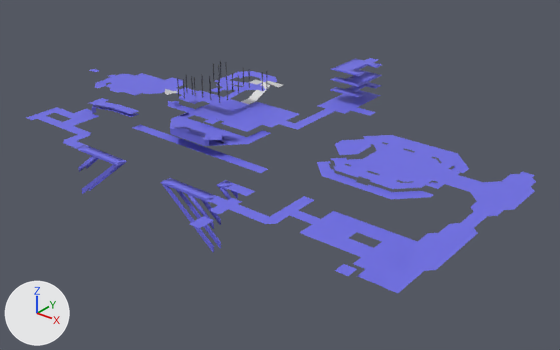
A saved change to the FBX model Assets/Meshes/Environment/ModularKits/Encounter_001/Encounter_001_Floor_BaseMesh.fbx.
Both versions are drawn from a 50 mm camera at (86.2, -272.0, 92.9) aimed at (-64.0, -84.3, -23.4). The axes (+X, +Y, +Z) are drawn at lower left. The lights are the same throughout. Where no turn or scale is listed for an object, it has been applied to the vertices. Vertices at the same position are counted once.

In view in the first picture: 'Encounter_001_Floor_BaseMesh'.
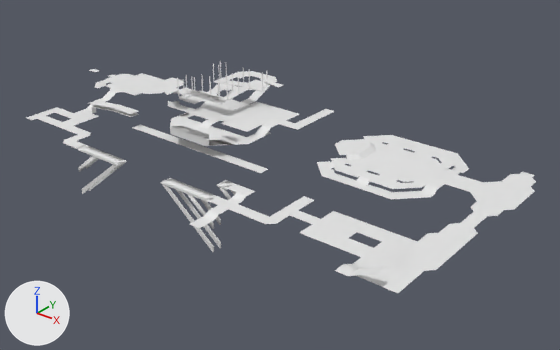
Where the change shows, as pixel boxes (x1, y1, x2, y2) in the pictures (560 x 350 px):
'Encounter_001_Floor_BaseMesh', reshaped: before (26, 58, 536, 293); after (26, 61, 536, 293)
part 1 of me_encounter_001_floor_basemesh, deleted (blue): before (63, 58, 534, 271)
part 2 of me_encounter_001_floor_basemesh, cut back: before (89, 71, 536, 254); after (171, 83, 385, 276)
part 3 of me_encounter_001_floor_basemesh, recoloured (blue to white): (26, 69, 535, 293) in both
part 4 of me_encounter_001_floor_basemesh, recoloured (blue to white): (89, 100, 138, 114) in both
part 5 of me_encounter_001_floor_basemesh, recoloured: (177, 62, 267, 96) in both

The change, as a diff of the scene's bpy script:
```diff
--- a/Assets/Meshes/Environment/ModularKits/Encounter_001/Encounter_001_Floor_BaseMesh.fbx.py
+++ b/Assets/Meshes/Environment/ModularKits/Encounter_001/Encounter_001_Floor_BaseMesh.fbx.py
@@ me_encounter_001_floor_basemesh @@
 # used by ob_encounter_001_floor_basemesh; location = (-115.1, -96.7, -8.1)
-me_encounter_001_floor_basemesh.from_pydata(...)  # 3549 vertices, 2726 faces; spans x -55.0..135.0, y -45.0..67.0, z -22.0..15.0
-me_encounter_001_floor_basemesh.materials.append(mat_material_032)  # white #e7e7e7
+me_encounter_001_floor_basemesh.from_pydata(...)  # 2764 vertices, 2271 faces; spans x -55.0..135.0, y -45.0..55.0, z -22.0..15.0
+# me_encounter_001_floor_basemesh part 1: 63 loose pieces with 541 vertices, spanning x -45.0..135.0, y -33.0..67.0, z -5.0..13.0, are deleted
+# me_encounter_001_floor_basemesh part 2: 10 vertices moved from x 11.0..39.0, y -7.0..13.0, z 1.0..6.0 to x 11.0..44.0, y -2.0..13.0, z -1.0..6.0; 280 vertices removed from x -25.0..131.0, y -27.0..63.0, z -5.0..8.0; 38 vertices added at x -6.0..119.0, y -41.0..29.0, z -3.0..7.0
+# me_encounter_001_floor_basemesh part 3: 1730 faces spanning x -55.0..135.0, y -45.0..55.0, z -22.0..8.0 switch from mat_floor (blue #6e6de7) to no material
+# me_encounter_001_floor_basemesh part 4: 12 faces spanning x -25.0..-1.0, y -7.0..-3.0, z -1.0..0.0 switch from mat_floor_002 (blue #6e6de7) to no material
+# me_encounter_001_floor_basemesh part 5: 32 faces spanning x 10.0..33.0, y 5.0..29.0, z 6.0..15.0 switch from mat_material_031 (black #313131) to no material
```
